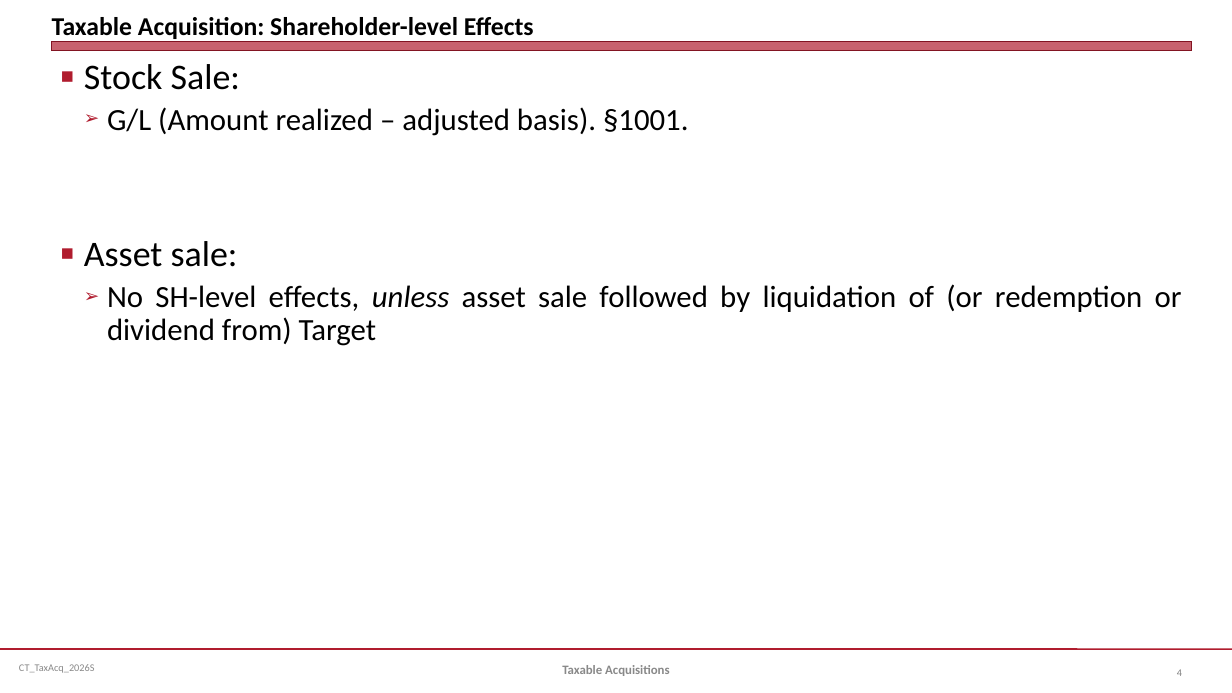
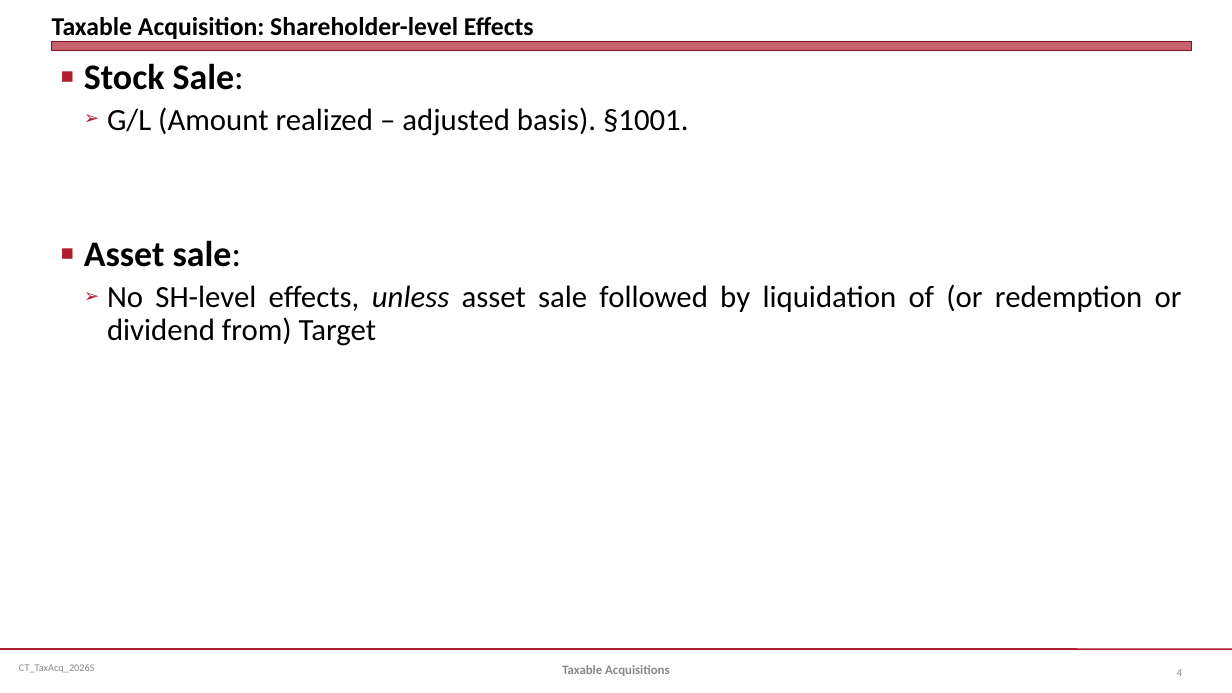
Before and after one commit to jmc877/Corporate-Tax, a slide deck: slide 4 of slides/CT_TaxAcq_2026S.pptx. Drawn at 1232x693 pixels with LibreOffice and Linux fonts; fonts in the diff are those of the drawing. Boxes give left, top, right and bottom in pixels: in the first picture for what was removed or moved away, otherwise in the second. Text is boxed around its words. In the diff, an @@ line names an element or a change of style, - is before the commit and + after.

```diff
--- a/slides/CT_TaxAcq_2026S.pptx
+++ b/slides/CT_TaxAcq_2026S.pptx
@@ text at bbox=[84, 63, 244, 267]: bold on in "Stock Sale:", "Asset sale:" @@
```
Also in this commit, not shown: 1 other slide changed, 2 other files.
